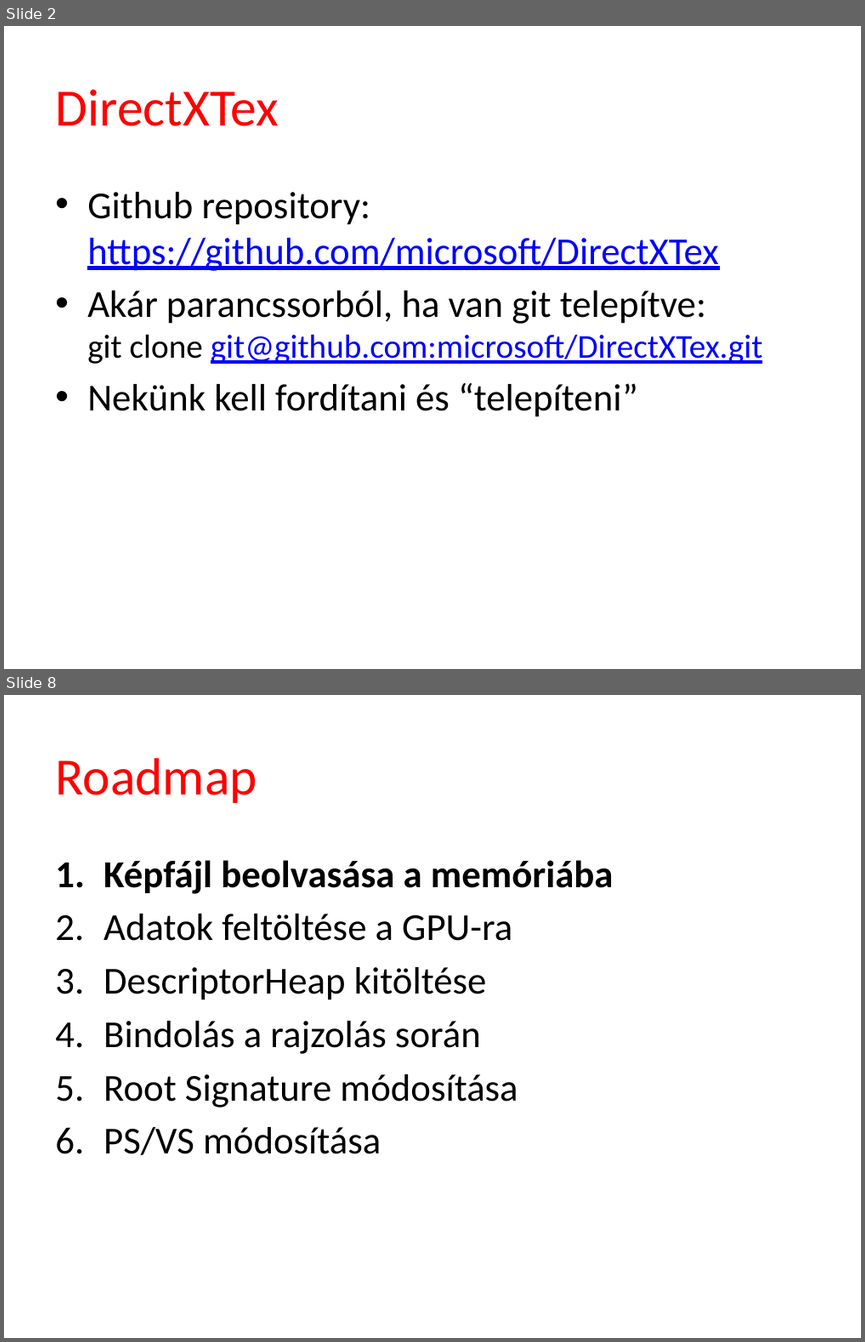
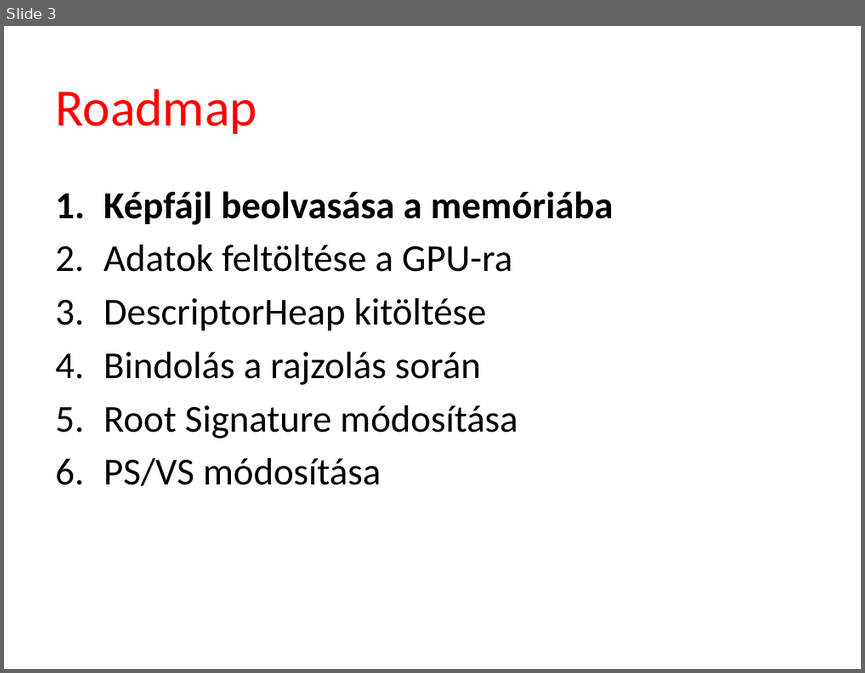
Before and after one commit to szecsi/dx12, a slide deck: Slides/ggl005-Camera.pptx. Shown one above the other, each under a label of ours: slides 2 and 8 before the commit, slide 3 after it; the slides between them are not shown. The pictures are 865x1342 and 865x673 pixels, drawn with LibreOffice and Linux fonts; fonts in the diff are those of the drawing; background and template pictures are left out. Boxes give left, top, right and bottom in pixels: in the first picture for what was removed or moved away, otherwise in the second. Text is boxed around its words. In the diff, an @@ line names an element or a change of style, - is before the commit and + after.

```diff
--- a/Slides/ggl005-Camera.pptx
+++ b/Slides/ggl005-Camera.pptx
@@ slide 2 removed at (4, 26, 861, 669), background #FFFFFF @@
@@ title removed at (55, 89, 279, 126) @@
-DirectXTex
@@ text removed at (87, 192, 763, 417) @@
-• Github repository: https://github.com/microsoft/DirectXTex
-• Akár parancssorból, ha van git telepítve:
-  git clone git@github.com:microsoft/DirectXTex.git
-• Nekünk kell fordítani és “telepíteni”
@@ what was slide 8 is now slide 3 @@
```
Also in this commit, not shown: 1 slide changed, 1 slide added, 5 other slides removed, 3 other files.
